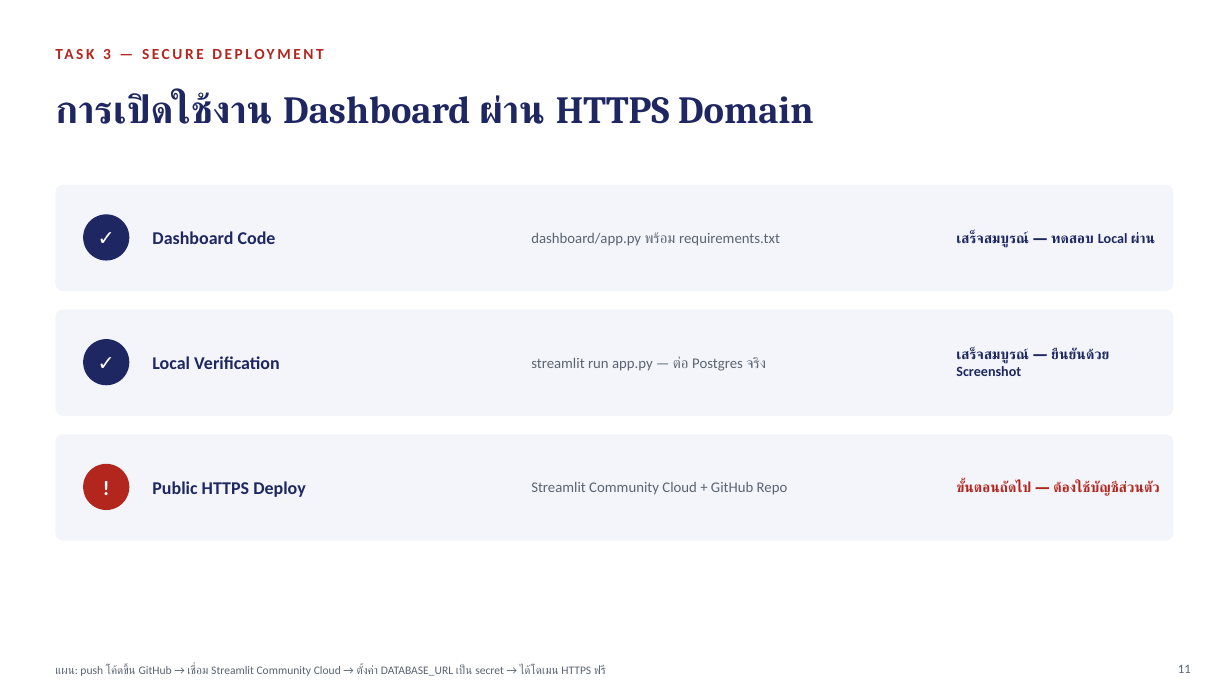
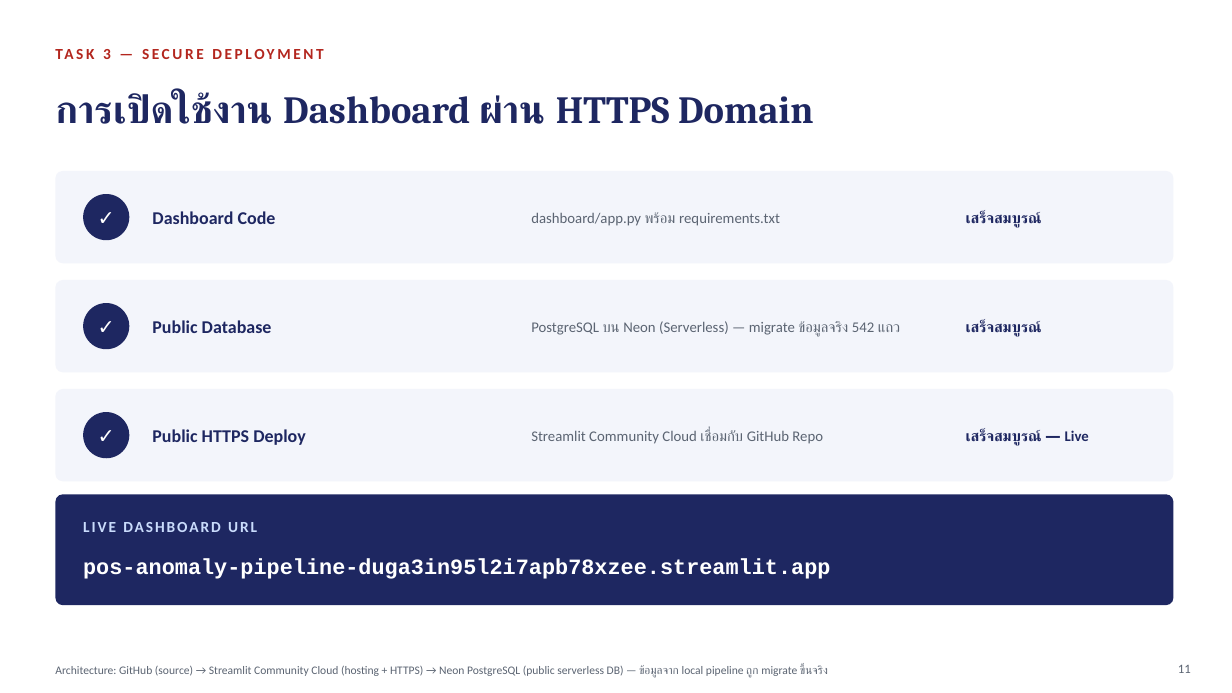
Before and after one commit to KankaveeRamsri/pos-anomaly-pipeline, a slide deck: slide 11 of slides/pos_pipeline_presentation.pptx. Drawn at 1232x693 pixels with LibreOffice and Linux fonts; fonts in the diff are those of the drawing. Boxes give left, top, right and bottom in pixels: in the first picture for what was removed or moved away, otherwise in the second. Text is boxed around its words. In the diff, an @@ line names an element or a change of style, - is before the commit and + after.

```diff
--- a/slides/pos_pipeline_presentation.pptx
+++ b/slides/pos_pipeline_presentation.pptx
@@ rounded rectangle: place and size @@
-rounded rectangle at (55,185,1174,291)
+rounded rectangle at (55,171,1174,263)
@@ text "Dashboard Code": place and size @@
-text "Dashboard Code" at (152,231,276,244)
+text "Dashboard Code" at (152,211,276,224)
@@ text "dashboard/app.py พร้อม requirements.txt": place and size @@
-text "dashboard/app.py พร้อม requirements.txt" at (531,232,780,246)
+text "dashboard/app.py พร้อม requirements.txt" at (531,212,780,226)
@@ ellipse: place and size @@
-ellipse at (83,214,129,261)
+ellipse at (83,194,129,240)
@@ text "✓": place and size @@
-text "✓" at (83,214,129,261)
+text "✓" at (83,194,129,240)
@@ text at (966,211,1041,228): text changed; size 11 to 11.5 pt @@
-เสร็จสมบูรณ์ — ทดสอบ Local ผ่าน
+เสร็จสมบูรณ์
@@ rounded rectangle: place and size @@
-rounded rectangle at (55,310,1174,416)
+rounded rectangle at (55,280,1174,372)
@@ ellipse: place and size @@
-ellipse at (83,339,129,385)
+ellipse at (83,303,129,349)
@@ text "✓": place and size @@
-text "✓" at (83,339,129,385)
+text "✓" at (83,303,129,349)
@@ text at (152,320,272,333): text changed @@
-Local Verification
+Public Database
@@ text at (531,321,900,337): text changed @@
-streamlit run app.py — ต่อ Postgres จริง
+PostgreSQL บน Neon (Serverless) — migrate ข้อมูลจริง 542 แถว
@@ text at (966,320,1041,337): text changed; size 11 to 11.5 pt @@
-เสร็จสมบูรณ์ — ยืนยันด้วย Screenshot
+เสร็จสมบูรณ์
@@ proportions changed in 3 elements at (55,171,1174,263), (55,280,1174,372), (55,389,1174,482) @@
@@ rounded rectangle: place and size @@
-rounded rectangle at (55,434,1174,541)
+rounded rectangle at (55,389,1174,482)
@@ text at (83,412,129,458): text changed @@
-!
+✓
@@ ellipse: place and size @@
-ellipse at (83,464,129,510)
+ellipse at (83,412,129,458)
@@ ellipse at (83,412,129,458): fill #B3261E to #1E2761 @@
@@ text "Public HTTPS Deploy": place and size @@
-text "Public HTTPS Deploy" at (152,481,306,497)
+text "Public HTTPS Deploy" at (152,429,306,445)
@@ text at (531,429,823,444): text changed @@
-Streamlit Community Cloud + GitHub Repo
+Streamlit Community Cloud เชื่อมกับ GitHub Repo
@@ text at (966,429,1089,446): text changed; size 11 to 11.5 pt; text colour #B3261E to #1E2761 @@
-ขั้นตอนถัดไป — ต้องใช้บัญชีส่วนตัว
+เสร็จสมบูรณ์ — Live
@@ rounded rectangle added at (55,494,1174,605), fill #1E2761 @@
@@ text added at (83,522,257,532), 12 pt, text #CADCFC, bold @@
+LIVE DASHBOARD URL
@@ text added at (83,559,830,579), 17 pt, text #FFFFFF, bold @@
+pos-anomaly-pipeline-duga3in95l2i7apb78xzee.streamlit.app
@@ text at (55,665,828,678): text changed @@
-แผน: push โค้ดขึ้น GitHub → เชื่อม Streamlit Community Cloud → ตั้งค่า DATABASE_URL เป็น secret → ได้โดเมน HTTPS ฟรี
+Architecture: GitHub (source) → Streamlit Community Cloud (hosting + HTTPS) → Neon PostgreSQL (public serverless DB) — ข้อมูลจาก local pipeline ถูก migrate ขึ้นจริง
```
Also in this commit, not shown: 1 other slide changed, 1 other file.
